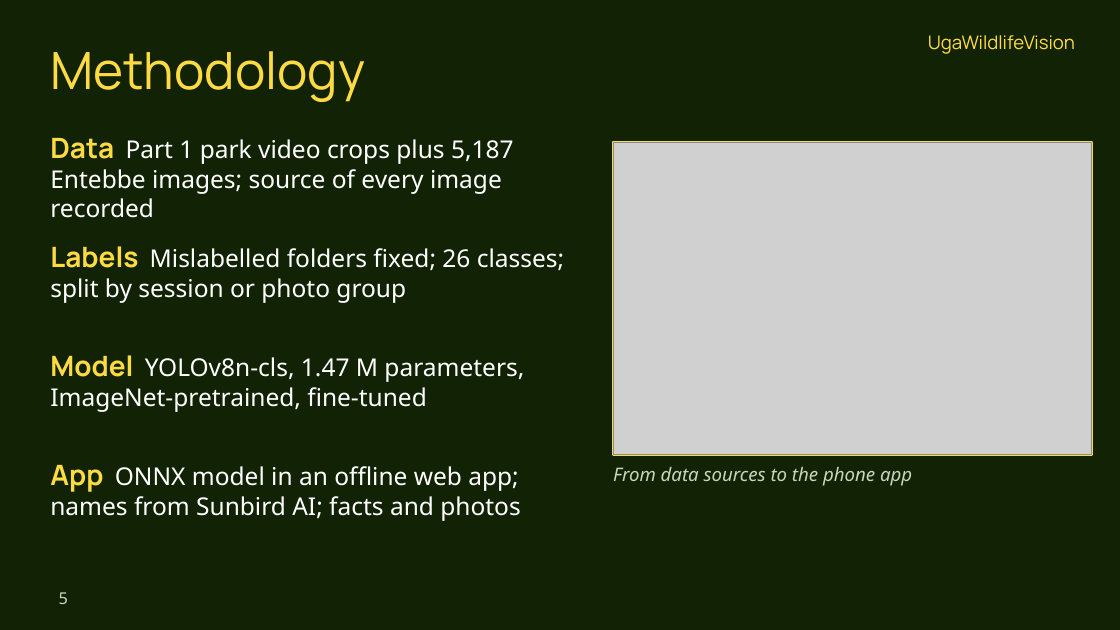
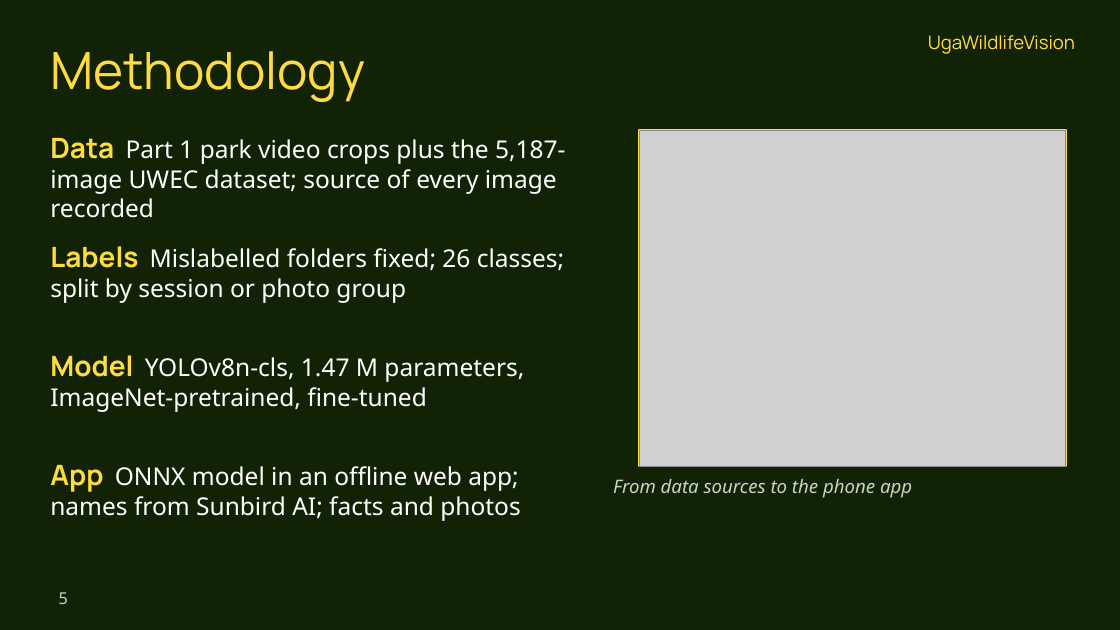
Before and after one commit to JosephWalusimbi-eng/Safari_Wild_Animal_Detection, a slide deck: slide 5 of 06_Part2_Classifier/report/UgaWildVision_Part2_Presentation.pptx. Drawn at 1120x630 pixels with LibreOffice and Linux fonts; fonts in the diff are those of the drawing; grey boxes stand for pictures. Boxes give left, top, right and bottom in pixels: in the first picture for what was removed or moved away, otherwise in the second. Text is boxed around its words. In the diff, an @@ line names an element or a change of style, - is before the commit and + after.

Commit message:
Add short report version; plain block diagrams; rename Entebbe images to UWEC dataset

```diff
--- a/06_Part2_Classifier/report/UgaWildVision_Part2_Presentation.pptx
+++ b/06_Part2_Classifier/report/UgaWildVision_Part2_Presentation.pptx
@@ text at [50,138,565,218]: text changed @@
-Data Part 1 park video crops plus 5,187 Entebbe images; source of every image recorded
+Data Part 1 park video crops plus the 5,187-image UWEC dataset; source of every image recorded
@@ picture: place and size @@
-picture at [613,142,1092,455]
+picture at [639,130,1066,466]
@@ rectangle: place and size @@
-rectangle at [613,142,1092,455]
+rectangle at [639,130,1066,466]
@@ text "From data sources to the ...": place and size @@
-text "From data sources to the ..." at [613,467,912,486]
+text "From data sources to the ..." at [613,479,912,498]
```
Also in this commit, not shown: 12 other files.
